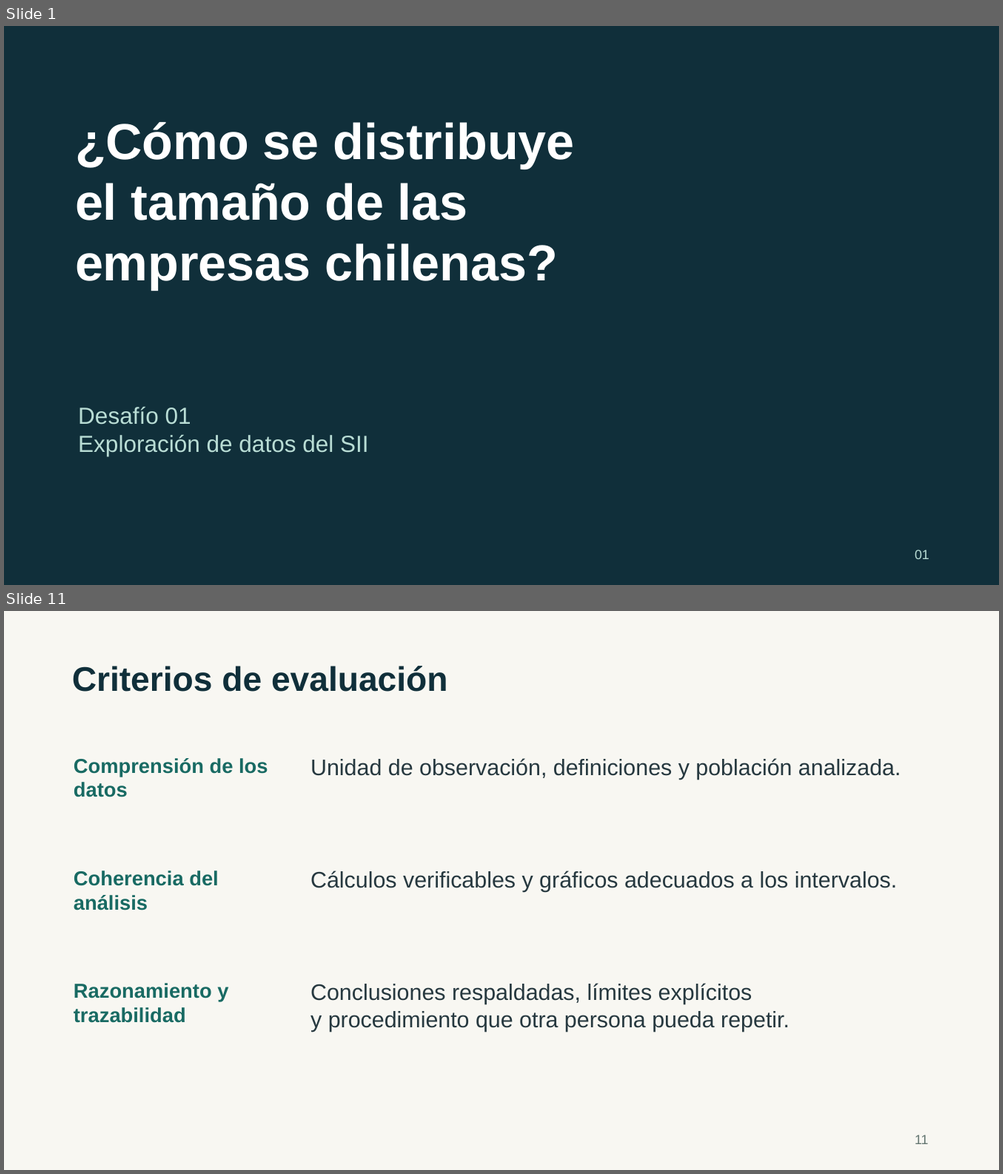
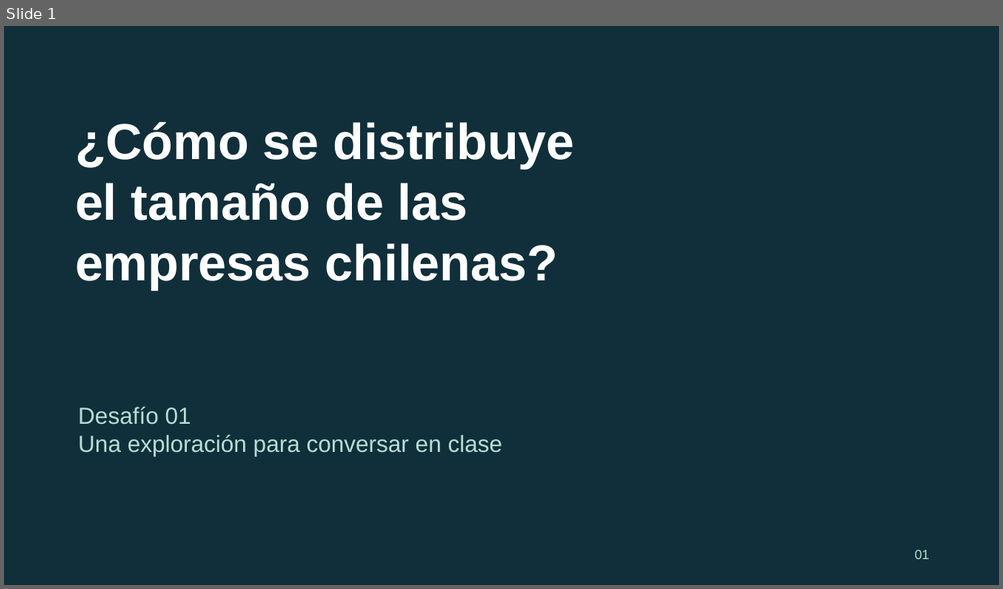
Before and after one commit to nicogarrido/complexity-economics-ai-curso, a slide deck: presentacion/Desafio_01_empresas_chilenas.pptx. Shown one above the other, each under a label of ours: slides 1 and 11 before the commit, slide 1 after it; the slides between them are not shown. The pictures are 1003x1174 and 1003x589 pixels, drawn with LibreOffice and Linux fonts; fonts in the diff are those of the drawing. Boxes give left, top, right and bottom in pixels: in the first picture for what was removed or moved away, otherwise in the second. Text is boxed around its words. In the diff, an @@ line names an element or a change of style, - is before the commit and + after.

Commit message:
Acorta la presentación y plantea una exploración sin evaluación

```diff
--- a/presentacion/Desafio_01_empresas_chilenas.pptx
+++ b/presentacion/Desafio_01_empresas_chilenas.pptx
@@ slide 11 removed at box(4, 611, 999, 1170), background #F8F7F2 @@
@@ text removed at box(72, 666, 448, 692) @@
-Criterios de evaluación
@@ text removed at box(74, 758, 267, 797) @@
-Comprensión de los datos
@@ text removed at box(310, 758, 901, 780) @@
-Unidad de observación, definiciones y población analizada.
@@ text removed at box(74, 871, 218, 911) @@
-Coherencia del análisis
@@ text removed at box(310, 871, 896, 892) @@
-Cálculos verificables y gráficos adecuados a los intervalos.
@@ text removed at box(74, 983, 228, 1023) @@
-Razonamiento y trazabilidad
@@ text removed at box(310, 983, 789, 1032) @@
-Conclusiones respaldadas, límites explícitos
-y procedimiento que otra persona pueda repetir.
@@ text removed at box(914, 1135, 928, 1145) @@
-11
@@ slide 1 changed as well @@
@@ text at box(78, 435, 503, 457): text changed @@
-Exploración de datos del SII
+Una exploración para conversar en clase
```
Also in this commit, not shown: 4 other slides changed, 2 slides added, 6 other slides removed, 3 other files.
